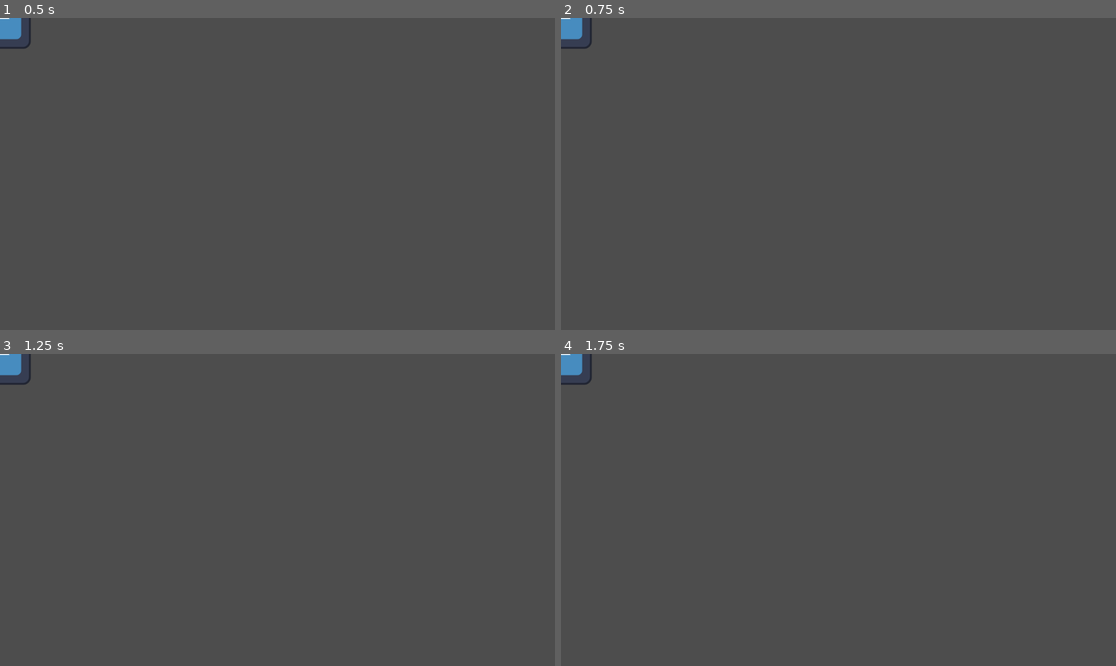
Above: before the commit, frames 1-4 (two rows, left to right).
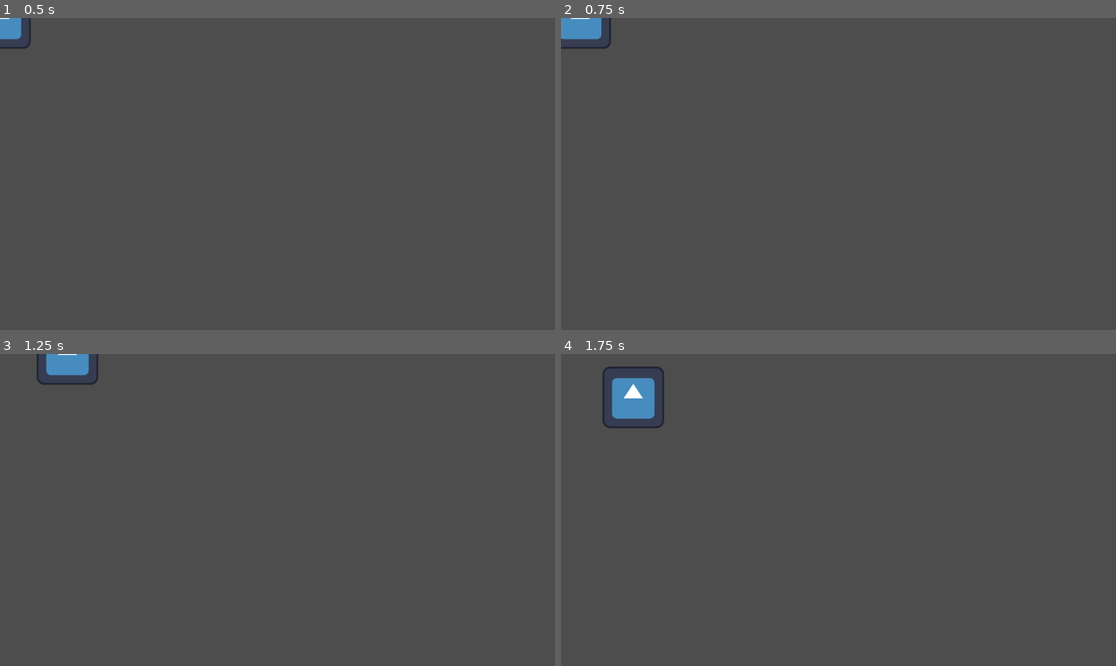
Above: after the commit, the same moments.

Repository: wileyconnor/platformer
Game: Godot game, scene res://Scenes/main_node.tscn
Same seed, same stepped clock (60 frames per second), same inputs: the game is played once before the commit and once after it. The project has no main scene, so this scene is started directly. The engine's default icon, where the game draws it, is replaced by a stand-in: a white triangle on a blue panel in a dark square.
Inputs:
- Up to frame 1 (0.5 s): no input
- Up to frame 2 (0.75 s): tap Enter at 0.5 s; hold Right (Right, bound only after the commit) from 0.53 s (still down)
- Up to frame 3 (1.25 s): keep holding Right (Right, bound only after the commit)
- Up to frame 4 (1.75 s): release Right (Right, bound only after the commit) at 1.28 s; hold S (Down, bound only after the commit) from 1.28 s (still down)

Frame 1 is identical in both runs. In frame 2, 0.3% of the frame differs, in the area x 0-10%, y 0-10%; in frame 3, 1.0%; in frame 4, 1.6%, in the area x 0-19%, y 0-24%.

Commit message:
Added basic player movement

Diff:
--- /dev/null
+++ b/Scenes/animated_sprite_2d.gd
@@ -0,0 +1,16 @@
+extends AnimatedSprite2D
+@export var speed = 200
+
+func _process(delta):
+	var velocity = Vector2.ZERO
+	if Input.is_action_pressed("Up"):
+		velocity.y -= 1
+	if Input.is_action_pressed("Down"):
+		velocity.y += 1
+	if Input.is_action_pressed("Right"):
+		velocity.x += 1
+	if Input.is_action_pressed("Left"):
+		velocity.x -= 1
+
+ velocity.length() > 0:
+		velocity = velocity.normalized() * speed
--- a/Scenes/main_node.tscn
+++ b/Scenes/main_node.tscn
@@ -1,5 +1,6 @@
-[gd_scene load_steps=3 format=3 uid="uid://dvhnyxldt2p18"]
+[gd_scene load_steps=4 format=3 uid="uid://dvhnyxldt2p18"]
 
+[ext_resource type="Script" uid="uid://pd15d7eyoc5e" path="res://Scenes/player_node.gd" id="1_5otrc"]
 [ext_resource type="Texture2D" uid="uid://b13t5vt5vlexp" path="res://Assets/icon.svg" id="1_jah86"]
 
 [sub_resource type="SpriteFrames" id="SpriteFrames_5otrc"]
@@ -15,5 +16,11 @@
 
 [node name="MainNode" type="Node2D"]
 
-[node name="AnimatedSprite2D" type="AnimatedSprite2D" parent="."]
+[node name="PlayerNode" type="Node2D" parent="."]
+script = ExtResource("1_5otrc")
+
+[node name="AnimatedSprite2D" type="AnimatedSprite2D" parent="PlayerNode"]
 sprite_frames = SubResource("SpriteFrames_5otrc")
+
+[node name="TileMap" type="TileMap" parent="."]
+format = 2
--- /dev/null
+++ b/Scenes/player_node.gd
@@ -0,0 +1,17 @@
+extends Node2D
+@export var speed = 200
+
+func _process(delta):
+	var velocity = Vector2.ZERO
+	if Input.is_action_pressed("Up"):
+		velocity.y -= 1
+	if Input.is_action_pressed("Down"):
+		velocity.y += 1
+	if Input.is_action_pressed("Right"):
+		velocity.x += 1
+	if Input.is_action_pressed("Left"):
+		velocity.x -= 1
+
+	if velocity.length() > 0:
+		velocity = velocity.normalized() * speed
+	position += velocity * delta
--- a/project.godot
+++ b/project.godot
@@ -13,3 +13,30 @@
 config/name="corporateLife"
 config/features=PackedStringArray("4.5", "Forward Plus")
 config/icon="res://Assets/icon.svg"
+
+[input]
+
+Left={
+"deadzone": 0.2,
+"events": [Object(InputEventKey,"resource_local_to_scene":false,"resource_name":"","device":-1,"window_id":0,"alt_pressed":false,"shift_pressed":false,"ctrl_pressed":false,"meta_pressed":false,"pressed":false,"keycode":0,"physical_keycode":65,"key_label":0,"unicode":97,"location":0,"echo":false,"script":null)
+, Object(InputEventKey,"resource_local_to_scene":false,"resource_name":"","device":-1,"window_id":0,"alt_pressed":false,"shift_pressed":false,"ctrl_pressed":false,"meta_pressed":false,"pressed":false,"keycode":0,"physical_keycode":4194319,"key_label":0,"unicode":0,"location":0,"echo":false,"script":null)
+]
+}
+Right={
+"deadzone": 0.2,
+"events": [Object(InputEventKey,"resource_local_to_scene":false,"resource_name":"","device":-1,"window_id":0,"alt_pressed":false,"shift_pressed":false,"ctrl_pressed":false,"meta_pressed":false,"pressed":false,"keycode":0,"physical_keycode":4194321,"key_label":0,"unicode":0,"location":0,"echo":false,"script":null)
+, Object(InputEventKey,"resource_local_to_scene":false,"resource_name":"","device":-1,"window_id":0,"alt_pressed":false,"shift_pressed":false,"ctrl_pressed":false,"meta_pressed":false,"pressed":false,"keycode":0,"physical_keycode":68,"key_label":0,"unicode":100,"location":0,"echo":false,"script":null)
+]
+}
+Up={
+"deadzone": 0.2,
+"events": [Object(InputEventKey,"resource_local_to_scene":false,"resource_name":"","device":-1,"window_id":0,"alt_pressed":false,"shift_pressed":false,"ctrl_pressed":false,"meta_pressed":false,"pressed":false,"keycode":0,"physical_keycode":4194320,"key_label":0,"unicode":0,"location":0,"echo":false,"script":null)
+, Object(InputEventKey,"resource_local_to_scene":false,"resource_name":"","device":-1,"window_id":0,"alt_pressed":false,"shift_pressed":false,"ctrl_pressed":false,"meta_pressed":false,"pressed":false,"keycode":0,"physical_keycode":87,"key_label":0,"unicode":119,"location":0,"echo":false,"script":null)
+]
+}
+Down={
+"deadzone": 0.2,
+"events": [Object(InputEventKey,"resource_local_to_scene":false,"resource_name":"","device":-1,"window_id":0,"alt_pressed":false,"shift_pressed":false,"ctrl_pressed":false,"meta_pressed":false,"pressed":false,"keycode":0,"physical_keycode":83,"key_label":0,"unicode":115,"location":0,"echo":false,"script":null)
+, Object(InputEventKey,"resource_local_to_scene":false,"resource_name":"","device":-1,"window_id":0,"alt_pressed":false,"shift_pressed":false,"ctrl_pressed":false,"meta_pressed":false,"pressed":false,"keycode":0,"physical_keycode":4194322,"key_label":0,"unicode":0,"location":0,"echo":false,"script":null)
+]
+}
Not shown, added: Scenes/animated_sprite_2d.gd.uid
Not shown, added: Scenes/player_node.gd.uid
